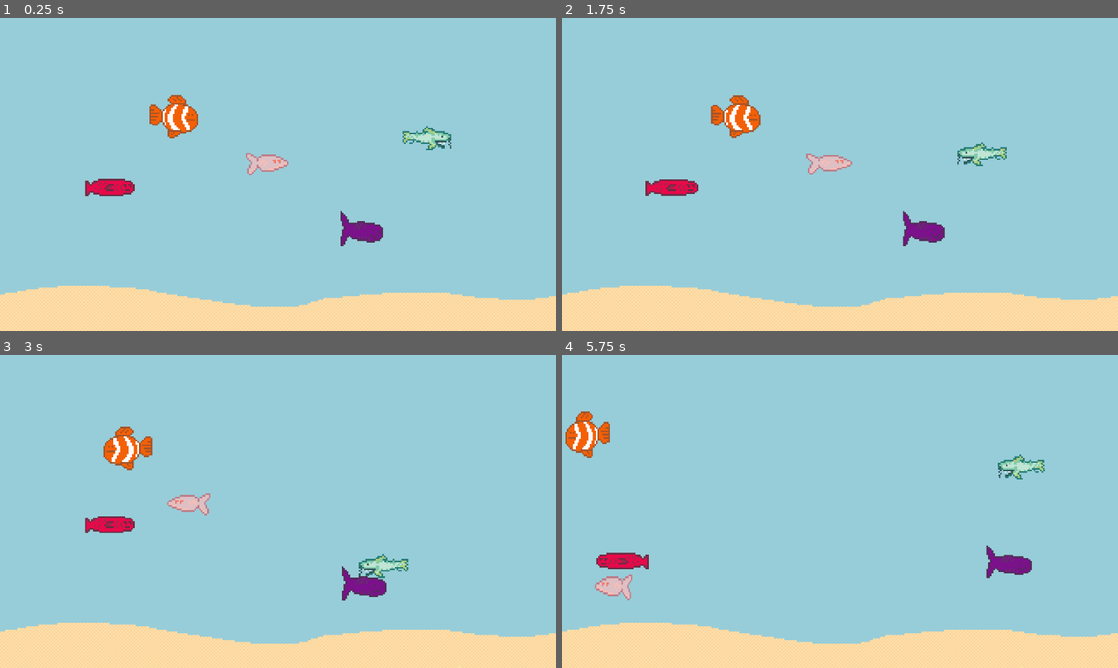
Above: before the commit, frames 1-4 (two rows, left to right).
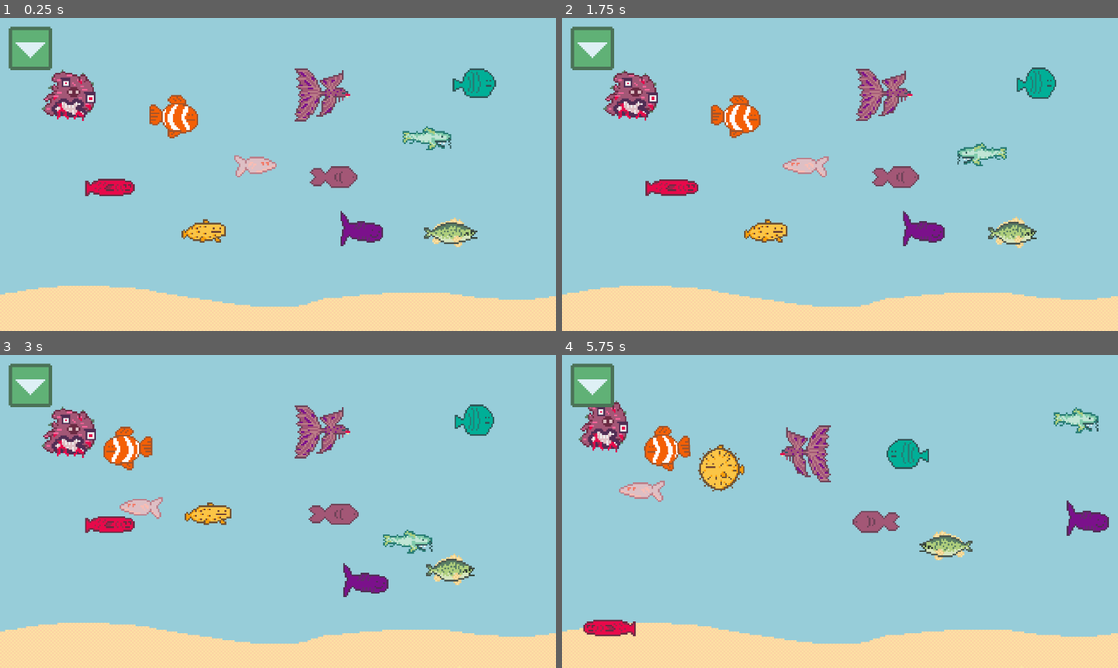
Above: after the commit, the same moments.

Repository: vanhalenar/WeirderFishes
Game: Godot game, scene res://scenes/aquarium.tscn
Two runs of this game, one before a commit and one after it. Both use one fixed random seed, a clock stepped at 60 frames per second and the inputs below.
Inputs (mouse positions are in pixels of both pictures, inside the frame that each line leads up to):
- Up to frame 1 (0.25 s): no input
- Up to frame 2 (1.75 s): click (589, 49) at 0.52 s; click (589, 49) at 1.27 s
- Up to frame 3 (3 s): click (27, 386) at 2.02 s; move the mouse to (111, 524) at 2.77 s; press the mouse at (111, 524) at 2.78 s
- Up to frame 4 (5.75 s): move the mouse to (945, 577) at 3.52 s; release the mouse at (945, 577) at 3.53 s; click (945, 577) at 3.6 s; move the mouse to (600, 508) at 4.27 s; press the mouse at (600, 508) at 4.28 s; move the mouse to (967, 599) at 5.02 s; release the mouse at (967, 599) at 5.03 s; click (967, 599) at 5.1 s

The runs differ from the first frame. In frame 1, 5.5% of the frame differs, in the area x 1-90%, y 2-74%; in frame 2, 5.6%; in frame 3, 6.9%; in frame 4, 9.9%, in the area x 0-99%, y 2-90%.

Commit message:
cumulative commit, started work on endless runner main game

Diff:
--- a/project.godot
+++ b/project.godot
@@ -22,6 +22,14 @@
 window/stretch/mode="viewport"
 window/stretch/aspect="expand"
 
+[input]
+
+click={
+"deadzone": 0.5,
+"events": [Object(InputEventMouseButton,"resource_local_to_scene":false,"resource_name":"","device":-1,"window_id":0,"alt_pressed":false,"shift_pressed":false,"ctrl_pressed":false,"meta_pressed":false,"button_mask":0,"position":Vector2(0, 0),"global_position":Vector2(0, 0),"factor":1.0,"button_index":1,"canceled":false,"pressed":false,"double_click":false,"script":null)
+]
+}
+
 [physics]
 
 2d/default_gravity=0.0
--- a/scenes/aquarium.tscn
+++ b/scenes/aquarium.tscn
@@ -6,6 +6,16 @@
 [ext_resource type="PackedScene" uid="uid://sr5ksb7aqcmn" path="res://scenes/fishes/oddie.tscn" id="5_fef4g"]
 [ext_resource type="PackedScene" uid="uid://dq4jxrubb120h" path="res://scenes/fishes/georgie.tscn" id="6_pbda8"]
 [ext_resource type="PackedScene" uid="uid://cv764lfm1ywdt" path="res://scenes/fishes/ron.tscn" id="6_penfv"]
+[ext_resource type="PackedScene" uid="uid://gjr0pqlkx2lv" path="res://scenes/fishes/izma.tscn" id="7_ket2o"]
+[ext_resource type="PackedScene" uid="uid://rbxev344pxve" path="res://scenes/fishes/helena.tscn" id="8_v1gcn"]
+[ext_resource type="PackedScene" uid="uid://dhf4o7twkehws" path="res://scenes/fishes/jazz.tscn" id="9_iy7pv"]
+[ext_resource type="PackedScene" uid="uid://cc74h4rry1msf" path="res://scenes/fishes/yggdrasil.tscn" id="10_eagud"]
+[ext_resource type="PackedScene" uid="uid://dm3aadcice71i" path="res://scenes/fishes/roza.tscn" id="11_kqd6k"]
+[ext_resource type="PackedScene" uid="uid://cmwqgabpgj5li" path="res://scenes/fishes/robert.tscn" id="12_tjaqr"]
+[ext_resource type="Texture2D" uid="uid://fckqx6ngwujx" path="res://assets/UI/dropdownmenubutton.png" id="13_y8ocd"]
+[ext_resource type="Texture2D" uid="uid://olp2bt48l1ea" path="res://assets/UI/bookbutton.png" id="14_x0msx"]
+[ext_resource type="Texture2D" uid="uid://de1bu5pva3qyr" path="res://assets/UI/shopbutton.png" id="15_p7fvm"]
+[ext_resource type="Texture2D" uid="uid://bpmcsrit61rxo" path="res://assets/UI/minigamesbutton.png" id="16_sopj5"]
 
 [sub_resource type="WorldBoundaryShape2D" id="WorldBoundaryShape2D_vtnij"]
 
@@ -17,18 +27,6 @@
 
 [sub_resource type="WorldBoundaryShape2D" id="WorldBoundaryShape2D_qyhq7"]
 normal = Vector2(-1, 0)
-
-[sub_resource type="RectangleShape2D" id="RectangleShape2D_f771q"]
-size = Vector2(150, 720)
-
-[sub_resource type="RectangleShape2D" id="RectangleShape2D_mg2ss"]
-size = Vector2(150, 720)
-
-[sub_resource type="RectangleShape2D" id="RectangleShape2D_apdu8"]
-size = Vector2(1280, 100)
-
-[sub_resource type="RectangleShape2D" id="RectangleShape2D_galif"]
-size = Vector2(1280, 100)
 
 [node name="Aquarium" type="Node2D"]
 
@@ -47,14 +45,31 @@
 position = Vector2(983, 273)
 
 [node name="Georgie" parent="Fish" instance=ExtResource("6_pbda8")]
-position = Vector2(615, 336)
-speed = 20000
+position = Vector2(588, 341)
 
 [node name="Oddie" parent="Fish" instance=ExtResource("5_fef4g")]
 position = Vector2(831, 492)
 
 [node name="Ron" parent="Fish" instance=ExtResource("6_penfv")]
 position = Vector2(400, 227)
+
+[node name="Izma" parent="Fish" instance=ExtResource("7_ket2o")]
+position = Vector2(742, 177)
+
+[node name="Helena" parent="Fish" instance=ExtResource("8_v1gcn")]
+position = Vector2(469, 492)
+
+[node name="Jazz" parent="Fish" instance=ExtResource("9_iy7pv")]
+position = Vector2(1039, 495)
+
+[node name="Yggdrasil" parent="Fish" instance=ExtResource("10_eagud")]
+position = Vector2(160, 176)
+
+[node name="Roza" parent="Fish" instance=ExtResource("11_kqd6k")]
+position = Vector2(768, 370)
+
+[node name="Robert" parent="Fish" instance=ExtResource("12_tjaqr")]
+position = Vector2(1094, 152)
 
 [node name="Boundaries" type="Node2D" parent="."]
 
@@ -82,28 +97,42 @@
 [node name="CollisionShape2D" type="CollisionShape2D" parent="Boundaries/StaticBody2D4"]
 shape = SubResource("WorldBoundaryShape2D_qyhq7")
 
-[node name="NavBoundaries" type="Node2D" parent="."]
+[node name="UI" type="Control" parent="."]
+layout_mode = 3
+anchors_preset = 0
+offset_right = 320.0
+offset_bottom = 180.0
+scale = Vector2(4, 4)
+mouse_filter = 1
 
-[node name="Left" type="Area2D" parent="NavBoundaries"]
+[node name="DropdownButton" type="TextureButton" parent="UI"]
+texture_filter = 1
+layout_mode = 2
+offset_left = 5.0
+offset_top = 5.0
+offset_right = 30.0
+offset_bottom = 30.0
+texture_normal = ExtResource("13_y8ocd")
 
-[node name="CollisionShape2D" type="CollisionShape2D" parent="NavBoundaries/Left"]
-position = Vector2(75, 360)
-shape = SubResource("RectangleShape2D_f771q")
+[node name="LeftMenuContainer" type="VBoxContainer" parent="UI"]
+visible = false
+layout_mode = 1
+anchors_preset = -1
+offset_left = 5.0
+offset_top = 5.0
+theme_override_constants/separation = 6
 
-[node name="Right" type="Area2D" parent="NavBoundaries"]
+[node name="DropdownButton" type="TextureButton" parent="UI/LeftMenuContainer"]
+texture_filter = 1
+layout_mode = 2
+texture_normal = ExtResource("14_x0msx")
 
-[node name="CollisionShape2D2" type="CollisionShape2D" parent="NavBoundaries/Right"]
-position = Vector2(1205, 360)
-shape = SubResource("RectangleShape2D_mg2ss")
+[node name="DropdownButton2" type="TextureButton" parent="UI/LeftMenuContainer"]
+texture_filter = 1
+layout_mode = 2
+texture_normal = ExtResource("15_p7fvm")
 
-[node name="Top" type="Area2D" parent="NavBoundaries"]
-
-[node name="CollisionShape2D3" type="CollisionShape2D" parent="NavBoundaries/Top"]
-position = Vector2(640, 50)
-shape = SubResource("RectangleShape2D_apdu8")
-
-[node name="Bottom" type="Area2D" parent="NavBoundaries"]
-
-[node name="CollisionShape2D4" type="CollisionShape2D" parent="NavBoundaries/Bottom"]
-position = Vector2(640, 670)
-shape = SubResource("RectangleShape2D_galif")
+[node name="DropdownButton3" type="TextureButton" parent="UI/LeftMenuContainer"]
+texture_filter = 1
+layout_mode = 2
+texture_normal = ExtResource("16_sopj5")
--- /dev/null
+++ b/scenes/draw.tscn
@@ -0,0 +1,17 @@
+[gd_scene load_steps=3 format=3 uid="uid://r55xue352txg"]
+
+[ext_resource type="Script" path="res://scripts/draw.gd" id="1_07x1y"]
+[ext_resource type="Texture2D" uid="uid://c0c8lrf38h3mg" path="res://assets/fishes/robert.png" id="2_sculr"]
+
+[node name="Draw" type="Node2D"]
+script = ExtResource("1_07x1y")
+
+[node name="Dummies" type="Node2D" parent="."]
+
+[node name="Dummy" type="Node2D" parent="Dummies"]
+position = Vector2(632, 396)
+
+[node name="Sprite2D" type="Sprite2D" parent="Dummies/Dummy"]
+texture_filter = 1
+scale = Vector2(4, 4)
+texture = ExtResource("2_sculr")
--- a/scenes/fish.tscn
+++ b/scenes/fish.tscn
@@ -60,6 +60,33 @@
 "times": PackedFloat32Array(0, 0.5, 1)
 }
 
+[sub_resource type="Animation" id="Animation_43rwb"]
+resource_name = "idle_fast"
+length = 0.8
+loop_mode = 1
+tracks/0/type = "bezier"
+tracks/0/imported = false
+tracks/0/enabled = true
+tracks/0/path = NodePath("Sprite2D:scale:x")
+tracks/0/interp = 1
+tracks/0/loop_wrap = true
+tracks/0/keys = {
+"handle_modes": PackedInt32Array(0, 0, 0),
+"points": PackedFloat32Array(4, -0.25, 0, 0.25, 0, 3.5, -0.25, 0, 0.25, 0, 4, -0.25, 0, 0.25, 0),
+"times": PackedFloat32Array(0, 0.4, 0.8)
+}
+tracks/1/type = "bezier"
+tracks/1/imported = false
+tracks/1/enabled = true
+tracks/1/path = NodePath("Sprite2D:scale:y")
+tracks/1/interp = 1
+tracks/1/loop_wrap = true
+tracks/1/keys = {
+"handle_modes": PackedInt32Array(0, 0, 0),
+"points": PackedFloat32Array(3.7, -0.25, 0, 0.25, 0, 4, -0.25, 0, 0.25, 0, 3.7, -0.25, 0, 0.25, 0),
+"times": PackedFloat32Array(0, 0.4, 0.8)
+}
+
 [sub_resource type="Animation" id="Animation_786x0"]
 resource_name = "idle_slow"
 length = 1.6
@@ -114,33 +141,6 @@
 "times": PackedFloat32Array(0, 0.6, 1.2)
 }
 
-[sub_resource type="Animation" id="Animation_43rwb"]
-resource_name = "idle_fast"
-length = 0.8
-loop_mode = 1
-tracks/0/type = "bezier"
-tracks/0/imported = false
-tracks/0/enabled = true
-tracks/0/path = NodePath("Sprite2D:scale:x")
-tracks/0/interp = 1
-tracks/0/loop_wrap = true
-tracks/0/keys = {
-"handle_modes": PackedInt32Array(0, 0, 0),
-"points": PackedFloat32Array(4, -0.25, 0, 0.25, 0, 3.5, -0.25, 0, 0.25, 0, 4, -0.25, 0, 0.25, 0),
-"times": PackedFloat32Array(0, 0.4, 0.8)
-}
-tracks/1/type = "bezier"
-tracks/1/imported = false
-tracks/1/enabled = true
-tracks/1/path = NodePath("Sprite2D:scale:y")
-tracks/1/interp = 1
-tracks/1/loop_wrap = true
-tracks/1/keys = {
-"handle_modes": PackedInt32Array(0, 0, 0),
-"points": PackedFloat32Array(3.7, -0.25, 0, 0.25, 0, 4, -0.25, 0, 0.25, 0, 3.7, -0.25, 0, 0.25, 0),
-"times": PackedFloat32Array(0, 0.4, 0.8)
-}
-
 [sub_resource type="AnimationLibrary" id="AnimationLibrary_opmwo"]
 _data = {
 "RESET": SubResource("Animation_t1ogx"),
@@ -183,6 +183,9 @@
 "": SubResource("AnimationLibrary_opmwo")
 }
 
+[node name="RayCast2D" type="RayCast2D" parent="."]
+target_position = Vector2(50, 0)
+
 [connection signal="body_entered" from="." to="." method="_on_body_entered"]
 [connection signal="input_event" from="." to="." method="_on_input_event"]
 [connection signal="timeout" from="MoveTimer" to="." method="_on_move_timer_timeout"]
--- a/scenes/fishes/georgie.tscn
+++ b/scenes/fishes/georgie.tscn
@@ -15,8 +15,10 @@
 shader_parameter/knockbackFactor = 0.4
 
 [node name="Georgie" instance=ExtResource("1_xjtyt")]
+idle_max = 3.0
 idle_anim = 1
-speed = 12000
+speed = 20000.0
+nature = 3
 
 [node name="CollisionShape2D" parent="." index="0"]
 position = Vector2(0, -2)
--- /dev/null
+++ b/scenes/fishes/helena.tscn
@@ -0,0 +1,34 @@
+[gd_scene load_steps=6 format=3 uid="uid://rbxev344pxve"]
+
+[ext_resource type="PackedScene" uid="uid://cytjmcme4xp84" path="res://scenes/fish.tscn" id="1_xn5w8"]
+[ext_resource type="Texture2D" uid="uid://bq6y5p4qj6rq8" path="res://assets/fishes/helenasheet.png" id="2_4yugj"]
+[ext_resource type="Script" path="res://scripts/helena.gd" id="2_nhxww"]
+
+[sub_resource type="CapsuleShape2D" id="CapsuleShape2D_fgomj"]
+radius = 22.0
+height = 106.0
+
+[sub_resource type="CircleShape2D" id="CircleShape2D_oou2k"]
+radius = 53.0094
+
+[node name="Helena" instance=ExtResource("1_xn5w8")]
+script = ExtResource("2_nhxww")
+idle_max = 7.0
+speed = 9000.0
+
+[node name="CollisionShape2D" parent="." index="0"]
+shape = SubResource("CapsuleShape2D_fgomj")
+
+[node name="Sprite2D" parent="." index="1"]
+texture = ExtResource("2_4yugj")
+hframes = 2
+
+[node name="PuffTimer" type="Timer" parent="." index="6"]
+wait_time = 3.0
+one_shot = true
+
+[node name="PuffedCollisionShape2D" type="CollisionShape2D" parent="." index="7"]
+shape = SubResource("CircleShape2D_oou2k")
+disabled = true
+
+[connection signal="timeout" from="PuffTimer" to="." method="_on_puff_timer_timeout"]
--- /dev/null
+++ b/scenes/fishes/izma.tscn
@@ -0,0 +1,14 @@
+[gd_scene load_steps=3 format=3 uid="uid://gjr0pqlkx2lv"]
+
+[ext_resource type="PackedScene" uid="uid://cytjmcme4xp84" path="res://scenes/fish.tscn" id="1_y5dvv"]
+[ext_resource type="Texture2D" uid="uid://cw8gn4gfcpw7m" path="res://assets/fishes/izma.png" id="2_05l5y"]
+
+[node name="Izma" instance=ExtResource("1_y5dvv")]
+idle_anim = 3
+speed = 7000.0
+
+[node name="Sprite2D" parent="." index="1"]
+texture = ExtResource("2_05l5y")
+
+[node name="CollisionPolygon2D" type="CollisionPolygon2D" parent="." index="7"]
+polygon = PackedVector2Array(-61, -65, -61, 60, -34, 63, 1, 51, 24, 32, 34, 6, 66, 6, 50, -18, 31, -18, 51, -51, -4, -36, -34, -64)
--- /dev/null
+++ b/scenes/fishes/jazz.tscn
@@ -0,0 +1,20 @@
+[gd_scene load_steps=4 format=3 uid="uid://dhf4o7twkehws"]
+
+[ext_resource type="PackedScene" uid="uid://cytjmcme4xp84" path="res://scenes/fish.tscn" id="1_n04d2"]
+[ext_resource type="Texture2D" uid="uid://ga77r33tas06" path="res://assets/fishes/jazz.png" id="2_gt5br"]
+
+[sub_resource type="CapsuleShape2D" id="CapsuleShape2D_myyve"]
+radius = 23.0
+height = 120.0
+
+[node name="Jazz" instance=ExtResource("1_n04d2")]
+idle_max = 7.0
+idle_anim = 2
+speed = 9000.0
+nature = 1
+
+[node name="CollisionShape2D" parent="." index="0"]
+shape = SubResource("CapsuleShape2D_myyve")
+
+[node name="Sprite2D" parent="." index="1"]
+texture = ExtResource("2_gt5br")
--- a/scenes/fishes/jeremy.tscn
+++ b/scenes/fishes/jeremy.tscn
@@ -16,6 +16,8 @@
 
 [node name="Jeremy" instance=ExtResource("1_cejoe")]
 idle_anim = 1
+speed = 14000.0
+nature = 3
 
 [node name="CollisionShape2D" parent="." index="0"]
 shape = SubResource("CapsuleShape2D_su6p8")
--- /dev/null
+++ b/scenes/fishes/robert.tscn
@@ -0,0 +1,18 @@
+[gd_scene load_steps=4 format=3 uid="uid://cmwqgabpgj5li"]
+
+[ext_resource type="PackedScene" uid="uid://cytjmcme4xp84" path="res://scenes/fish.tscn" id="1_jecip"]
+[ext_resource type="Texture2D" uid="uid://c0c8lrf38h3mg" path="res://assets/fishes/robert.png" id="2_ph238"]
+
+[sub_resource type="CapsuleShape2D" id="CapsuleShape2D_r0svc"]
+radius = 35.0
+height = 102.0
+
+[node name="Robert" instance=ExtResource("1_jecip")]
+idle_anim = 2
+speed = 9000.0
+
+[node name="CollisionShape2D" parent="." index="0"]
+shape = SubResource("CapsuleShape2D_r0svc")
+
+[node name="Sprite2D" parent="." index="1"]
+texture = ExtResource("2_ph238")
--- a/scenes/fishes/roger.tscn
+++ b/scenes/fishes/roger.tscn
@@ -16,6 +16,7 @@
 
 [node name="Roger" instance=ExtResource("1_uussu")]
 idle_anim = 3
+nature = 3
 
 [node name="CollisionShape2D" parent="." index="0"]
 position = Vector2(0, 2)
--- a/scenes/fishes/ron.tscn
+++ b/scenes/fishes/ron.tscn
@@ -9,6 +9,7 @@
 
 [node name="Ron" instance=ExtResource("1_ov0p4")]
 idle_anim = 3
+nature = 1
 
 [node name="CollisionShape2D" parent="." index="0"]
 position = Vector2(0, 5)
--- /dev/null
+++ b/scenes/fishes/roza.tscn
@@ -0,0 +1,18 @@
+[gd_scene load_steps=4 format=3 uid="uid://dm3aadcice71i"]
+
+[ext_resource type="PackedScene" uid="uid://cytjmcme4xp84" path="res://scenes/fish.tscn" id="1_dsl1f"]
+[ext_resource type="Texture2D" uid="uid://cevyowobyoycv" path="res://assets/fishes/roza.png" id="2_yed0w"]
+
+[sub_resource type="CapsuleShape2D" id="CapsuleShape2D_hofrx"]
+radius = 26.0
+height = 110.0
+
+[node name="Roza" instance=ExtResource("1_dsl1f")]
+nature = 1
+
+[node name="CollisionShape2D" parent="." index="0"]
+position = Vector2(0, -4)
+shape = SubResource("CapsuleShape2D_hofrx")
+
+[node name="Sprite2D" parent="." index="1"]
+texture = ExtResource("2_yed0w")
--- /dev/null
+++ b/scenes/fishes/yggdrasil.tscn
@@ -0,0 +1,17 @@
+[gd_scene load_steps=4 format=3 uid="uid://cc74h4rry1msf"]
+
+[ext_resource type="PackedScene" uid="uid://cytjmcme4xp84" path="res://scenes/fish.tscn" id="1_fltdx"]
+[ext_resource type="Texture2D" uid="uid://ccforhulpkpf1" path="res://assets/fishes/yggdrasil.png" id="2_wxumh"]
+
+[sub_resource type="CircleShape2D" id="CircleShape2D_6fgwo"]
+radius = 63.2851
+
+[node name="Yggdrasil" instance=ExtResource("1_fltdx")]
+idle_anim = 3
+speed = 5000.0
+
+[node name="CollisionShape2D" parent="." index="0"]
+shape = SubResource("CircleShape2D_6fgwo")
+
+[node name="Sprite2D" parent="." index="1"]
+texture = ExtResource("2_wxumh")
--- /dev/null
+++ b/scenes/ui.tscn
@@ -0,0 +1,21 @@
+[gd_scene load_steps=2 format=3 uid="uid://smo8kan132nh"]
+
+[ext_resource type="Texture2D" uid="uid://fckqx6ngwujx" path="res://assets/UI/dropdownmenubutton.png" id="1_igoh8"]
+
+[node name="UI" type="Control"]
+layout_mode = 3
+anchors_preset = 0
+offset_right = 320.0
+offset_bottom = 180.0
+scale = Vector2(4, 4)
+
+[node name="VBoxContainer" type="VBoxContainer" parent="."]
+layout_mode = 1
+anchors_preset = -1
+offset_left = 5.0
+offset_top = 5.0
+
+[node name="DropdownButton" type="TextureButton" parent="VBoxContainer"]
+texture_filter = 1
+layout_mode = 2
+texture_normal = ExtResource("1_igoh8")
--- /dev/null
+++ b/scripts/draw.gd
@@ -0,0 +1,66 @@
+extends Node2D
+
+var mi_pos:Array = []
+var poly_pos:Array = []
+var poly_buf:Array = []
+const DIST_THRESHOLD = 100.0
+@onready var dummies = $Dummies
+
+func check_poly(points_array:Array) -> bool:
+	return points_array.front().distance_to(points_array.back()) < DIST_THRESHOLD
+
+func check_objects(polygon:Array):
+	for obj in dummies.get_children():
+		print(obj.global_position)
+		if Geometry2D.is_point_in_polygon(obj.global_position, polygon):
+			obj.queue_free()
+
+func _input(event:InputEvent):
+	if Input.is_action_just_released("click"):
+		# if there is a polygon, draw it
+		if poly_buf.size() >= 2:
+			poly_pos.append(poly_buf.duplicate())
+			check_objects(poly_buf)
+			poly_buf.clear()
+			var timer: Timer = Timer.new()
+			add_child(timer)
+			timer.wait_time = 1.5
+			timer.one_shot = true
+			timer.timeout.connect(timer_timeout)
+			timer.start()
+		mi_pos.clear()
+		queue_redraw()
+		return
+
+	if not Input.is_action_pressed("click"):
+		return
+
+	# point is not first
+	if (not mi_pos.is_empty()):
+		if (event.position.distance_to(mi_pos.back())>20.0):
+			mi_pos.append(event.position)
+			queue_redraw()
+			poly_buf.append(event.position)
+			poly_buf.append(mi_pos.front())
+			# check if triangulates, if not, remove point
+			if Geometry2D.triangulate_polygon(poly_buf).is_empty():
+				poly_buf.pop_back()
+				poly_buf.pop_back()
+			poly_buf.pop_back()
+	# point is first
+	else:
+		mi_pos.append(event.position)
+		poly_buf.append(event.position)
+		queue_redraw()
+
+func _draw():
+	if (mi_pos.size() >= 2):
+		draw_polyline(mi_pos, Color.RED, 2.0)
+
+	if not poly_pos.is_empty():
+		for poly in poly_pos:
+			draw_colored_polygon(poly, Color.BLUE)
+
+func timer_timeout():
+	poly_pos.pop_front()
+	queue_redraw()
--- a/scripts/fish.gd
+++ b/scripts/fish.gd
@@ -1,16 +1,23 @@
 extends RigidBody2D
+
+const RAY_LENGTH = 400
+var screen_size
 
 var is_held = false
 
 enum MOTION_STATE {idle, moving, held}
 var motion_state: MOTION_STATE = MOTION_STATE.idle
 
+enum NATURE {dumb, passive, aggressive, frantic}
+
 enum IDLE_ANIMS {idle, idle_fast, idle_slower, idle_slow}
 var idle_anims_list = ["idle", "idle_fast", "idle_slower", "idle_slow"]
 
 var last_velocity
 
-var mat = ShaderMaterial.new()
+var collision_shape
+
+var shader_material = ShaderMaterial.new()
 
 var shader = preload("res://shaders/squash.gdshader")
 
@@ -19,21 +26,32 @@
 @onready var area = $Area2D
 @onready var move_timer = $MoveTimer
 @onready var idle_timer = $IdleTimer
+@onready var raycast = $RayCast2D
 
 @export var idle_min: float = 1
 @export var idle_max: float = 6
-@export var move_min: float = 0.5
-@export var move_max: float = 4
+var move_min: float = 0.5
+var move_max: float = 4
 @export var idle_anim: IDLE_ANIMS
-@export var speed: int = 10000
+@export var speed: float = 10000
+@export var nature: NATURE = NATURE.dumb
 
 func _ready():
 	animation_player.play(idle_anims_list[idle_anim])
 	idle_timer.start(randf_range(idle_min, idle_max))
 
-	mat.shader = shader
-	sprite.material = mat
+	shader_material.shader = shader
+	sprite.material = shader_material
 
+	move_min = 5000/speed
+	move_max = 40000/speed
+
+	screen_size = get_viewport_rect().size
+
+	if has_node("CollisionPolygon2D"):
+		collision_shape = $CollisionPolygon2D
+	else:
+		collision_shape = $CollisionShape2D
 
 func _physics_process(_delta):
 	last_velocity = linear_velocity
@@ -63,32 +81,36 @@
 	tween.tween_method(set_shader_squash, deformationScale, Vector2.ZERO, 0.35)
 
 func set_shader_squash(deformation_scale):
-	mat.set_shader_parameter("deformation", deformation_scale)
+	shader_material.set_shader_parameter("deformation", deformation_scale)
 
 func move():
+	motion_state = MOTION_STATE.moving
 	var direction = Vector2(randf_range(-0.7, 0.7), randf_range(-0.3, 0.3)).normalized()
-	if area.has_overlapping_areas():
-		var bodies = area.get_overlapping_areas()
-		for i in bodies:
-			match i.name:
-				"Right":
-					direction.x = abs(direction.x) * -1
-				"Left":
-					direction.x = abs(direction.x)
-				"Top":
-					direction.y = abs(direction.y)
-				"Bottom":
-					direction.y = abs(direction.y) * -1
+
+	#move away from borders
+	if global_position.x > 0.8*screen_size.x:
+		direction.x = abs(direction.x) * -1
+	elif global_position.x < 0.2*screen_size.x:
+		direction.x = abs(direction.x)
+
+	if global_position.y > 0.8*screen_size.y:
+		direction.y = abs(direction.y) * -1
+	elif global_position.y < 0.2*screen_size.y:
+		direction.y = abs(direction.y)
 
 	if direction.x < 0:
 		sprite.flip_h = true
+		collision_shape.scale.x = -1
 	else:
 		sprite.flip_h = false
+		collision_shape.scale.x = 1
 
 	add_constant_central_force(direction * speed)
-	move_timer.start(randf_range(move_min, move_max))
+	if move_timer.is_stopped():
+		move_timer.start(randf_range(move_min, move_max))
 
 func idle():
+	motion_state = MOTION_STATE.idle
 	constant_force = Vector2.ZERO
 	idle_timer.start(randf_range(idle_min, idle_max))
 
@@ -106,6 +128,19 @@
 
 	deform(direction, strength)
 
+	if motion_state == MOTION_STATE.moving:
+		match nature:
+			NATURE.dumb:
+				pass
+			NATURE.passive:
+				move_timer.stop()
+				idle()
+			NATURE.aggressive:
+				pass
+			NATURE.frantic:
+				constant_force = Vector2.ZERO
+				move()
+
 func _on_idle_timer_timeout():
 	move()
 
--- /dev/null
+++ b/scripts/helena.gd
@@ -0,0 +1,26 @@
+extends "res://scripts/fish.gd"
+
+@onready var animsprite = $Sprite2D
+@onready var timer = $PuffTimer
+@onready var defaultcollision = $CollisionShape2D
+@onready var puffedcollision = $PuffedCollisionShape2D
+
+func _on_body_entered(body):
+	if body is RigidBody2D:
+		inflate()
+
+
+func _on_puff_timer_timeout():
+	deflate()
+
+
+func inflate():
+	animsprite.frame = 1
+	timer.start()
+	defaultcollision.set_deferred("disabled", true)
+	puffedcollision.set_deferred("disabled", false)
+
+func deflate():
+	animsprite.frame = 0
+	defaultcollision.set_deferred("disabled", false)
+	puffedcollision.set_deferred("disabled", true)
Binary file added: assets/UI/bookbutton.png
Not shown, added: assets/UI/bookbutton.png.import
Binary file added: assets/UI/dropdownmenubutton.png
Not shown, added: assets/UI/dropdownmenubutton.png.import
Binary file added: assets/UI/minigamesbutton.png
Not shown, added: assets/UI/minigamesbutton.png.import
Binary file added: assets/UI/shopbutton.png
Not shown, added: assets/UI/shopbutton.png.import
Binary file added: assets/fishes/helenasheet.png
Not shown, added: assets/fishes/helenasheet.png.import
Not shown: 1 places in scenes/aquarium.tscn that only renumber resources
